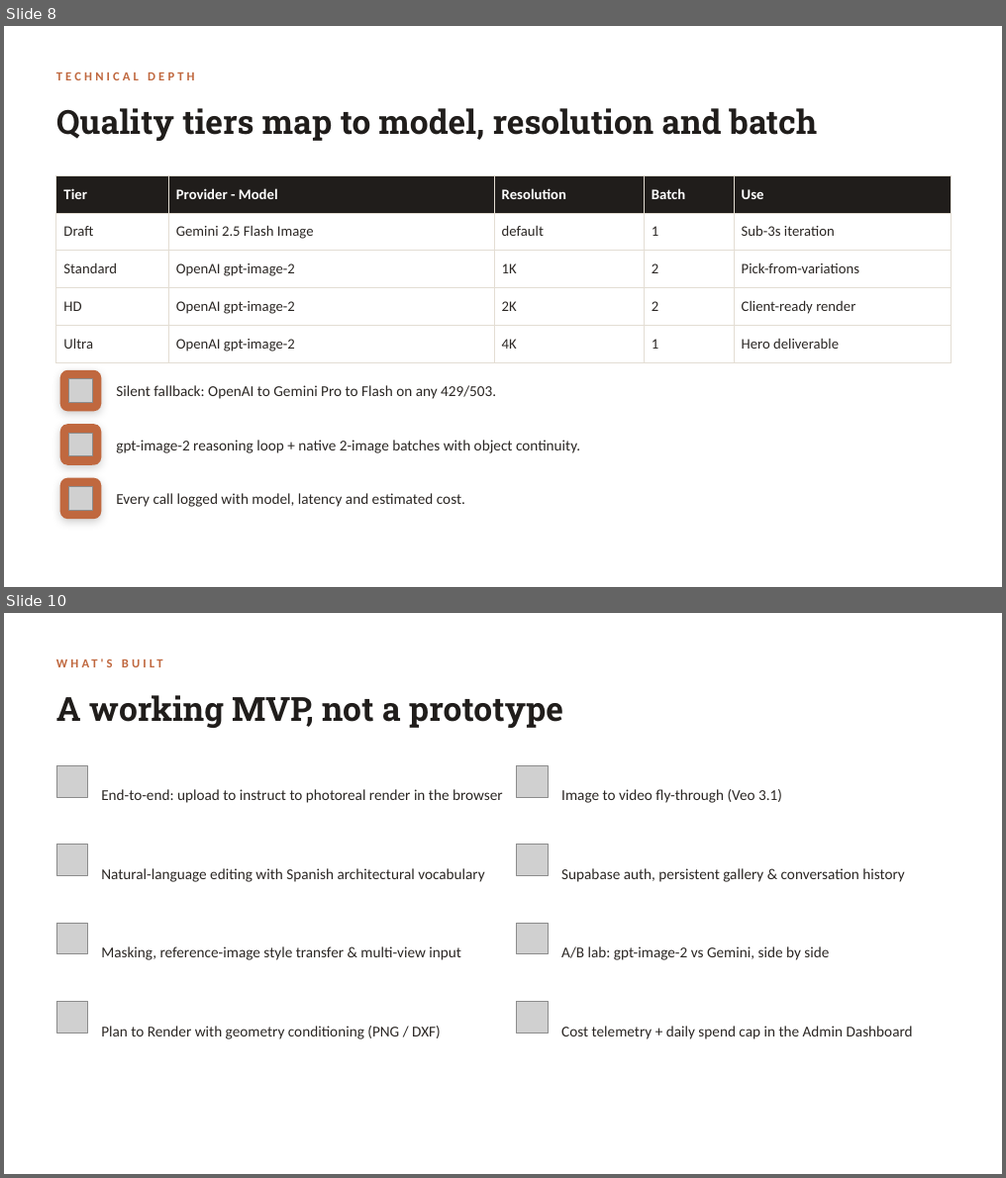
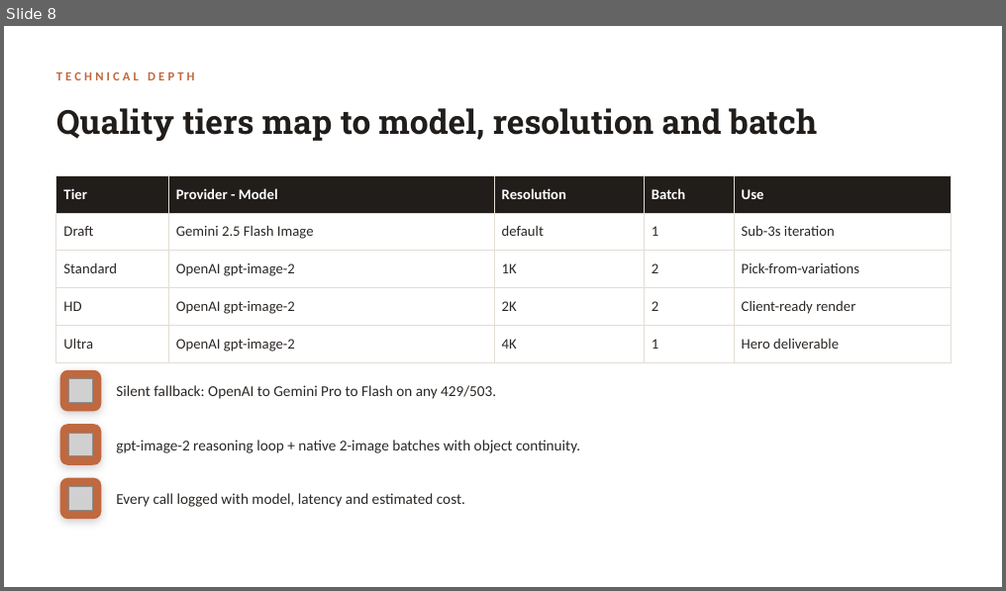
Before and after one commit to bendervintimilla/arquivision, a slide deck: submission/ArquiVision_AI_Final_Presentation.pptx. Shown one above the other, each under a label of ours: slides 8 and 10 before the commit, slide 8 after it; the slides between them are not shown. The pictures are 1006x1178 and 1006x591 pixels, drawn with LibreOffice and Linux fonts; fonts in the diff are those of the drawing; grey boxes stand for pictures. Boxes give left, top, right and bottom in pixels: in the first picture for what was removed or moved away, otherwise in the second. Text is boxed around its words. In the diff, an @@ line names an element or a change of style, - is before the commit and + after.

```diff
--- a/submission/ArquiVision_AI_Final_Presentation.pptx
+++ b/submission/ArquiVision_AI_Final_Presentation.pptx
@@ slide 10 removed at [4,613,1002,1174], background #FFFFFF @@
@@ text removed at [107,659,113,667] @@
-WHAT'S BUILT
@@ text removed at [56,695,563,728] @@
-A working MVP, not a prototype
@@ picture removed at [56,765,88,797] @@
@@ text removed at [101,789,503,803] @@
-End-to-end: upload to instruct to photoreal render in the browser
@@ picture removed at [517,765,548,797] @@
@@ text removed at [561,789,782,803] @@
-Image to video fly-through (Veo 3.1)
@@ picture removed at [56,845,88,875] @@
@@ picture removed at [517,845,548,875] @@
@@ text removed at [101,868,484,882] @@
-Natural-language editing with Spanish architectural vocabulary
@@ text removed at [561,868,905,882] @@
-Supabase auth, persistent gallery & conversation history
@@ picture removed at [56,923,88,955] @@
@@ picture removed at [517,923,548,955] @@
@@ text removed at [101,947,461,960] @@
-Masking, reference-image style transfer & multi-view input
@@ text removed at [561,947,829,960] @@
-A/B lab: gpt-image-2 vs Gemini, side by side
@@ picture removed at [56,1001,88,1033] @@
@@ text removed at [101,1026,441,1040] @@
-Plan to Render with geometry conditioning (PNG / DXF)
@@ picture removed at [517,1001,548,1033] @@
@@ text removed at [561,1026,913,1040] @@
-Cost telemetry + daily spend cap in the Admin Dashboard
```
Also in this commit, not shown: 6 slides changed, 2 other files.
